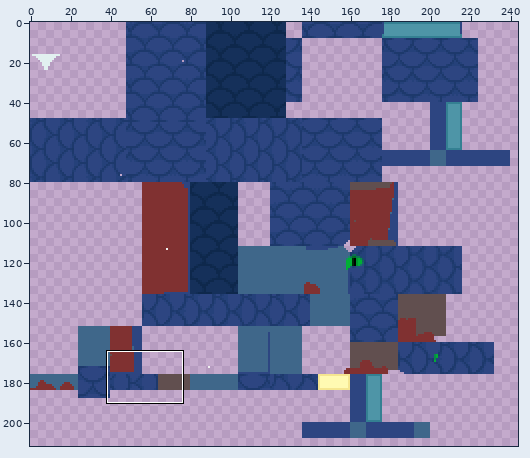
Edited in one commit: sprite sheet (src/main/resources/assets/narutomod/textures/snake_blue.png). Above: a wide view before the commit, with the close-up outlined.
Close-up. Before the commit:
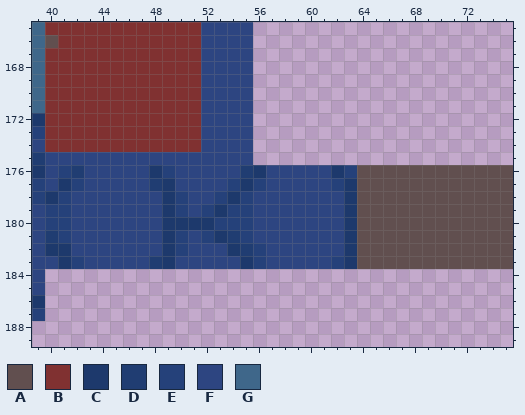
The file is 256x256 pixels. Pixels under 10% opacity are left out. Colours within 5 levels of each other are drawn and written as one. Shown: x 39..75, y 165..189. The wide view leaves out empty margins. The commit also changed other parts of the picture, which this record leaves out.
Palette (. is transparent): A #614f4f  B #803131  C #1d396c  D #203d72  E #25417a  F #2d4581  G #3f678a
Pixels before, first column x 39:
165 GBBBBBBBBBBBBFFFF....................
166 GABBBBBBBBBBBFFFF....................
167 GBBBBBBBBBBBBFFFF....................
168 GBBBBBBBBBBBBFFFF....................
169 GBBBBBBBBBBBBFFFF....................
170 GBBBBBBBBBBBBFFFF....................
171 GBBBBBBBBBBBBFFFF....................
172 CBBBBBBBBBBBBFFFF....................
173 EBBBBBBBBBBBBFFFF....................
174 FBBBBBBBBBBBBFFFF....................
175 DFFFFFFFFFFFFFFFF....................
176 CFEDFFFFFCEFFFFFDCFFFFFCEAAAAAAAAAAAA
177 EFCEFFFFFDCFFFFECEFFFFFECAAAAAAAAAAAA
178 ECEFFFFFFFCEFFECEFFFFFFFCAAAAAAAAAAAA
179 FEEFFFFFFFCEFECEEFFFFFFFCAAAAAAAAAAAA
180 FEEFFFFFFFCCCCEEEFFFFFFFCAAAAAAAAAAAA
181 FDEFFFFFFFCEFECDEFFFFFFFCAAAAAAAAAAAA
182 FCCFFFFFFFCEFFFCDEFFFFFFCAAAAAAAAAAAA
183 FFCEFFFFFDCFFFFFCEFFFFFECAAAAAAAAAAAA
184 F....................................
185 F....................................
186 C....................................
187 E....................................
The result:
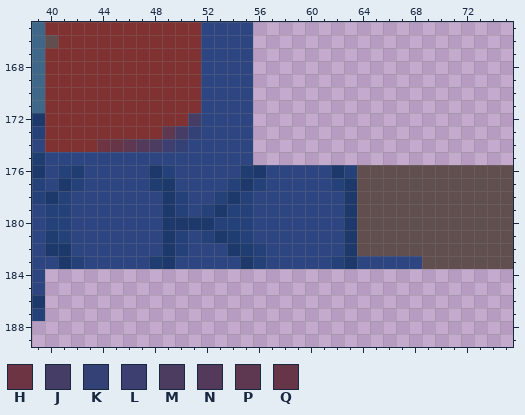
Colours new in this view: H #6d3543  J #463d66  K #344176  L #3c3f6f  M #4c3c60  N #533a5a  P #5d3850  Q #663648
Diff:
The edit turns colour A into colour F in row 183 at x 64 to 68.
The edit turns colour B into colour F in row 174 at x 51.
The edit turns colour B into colour H in row 174 at x 44.
The edit turns colour B into colour J in row 172 at x 51; in row 173 at x 50.
The edit turns colour B into colour K in row 173 at x 51; in row 174 at x 50.
The edit turns colour B into colour L in row 174 at x 49.
The edit turns colour B into colour M in row 174 at x 48.
The edit turns colour B into colour N in row 174 at x 47.
The edit turns colour B into colour P in row 173 at x 49; in row 174 at x 46.
The edit turns colour B into colour Q in row 174 at x 45.
Where, in picture pixels (left, top, right, bottom), the same in both close-ups:
changed: (97, 113, 201, 152)
changed: (357, 256, 422, 269)
